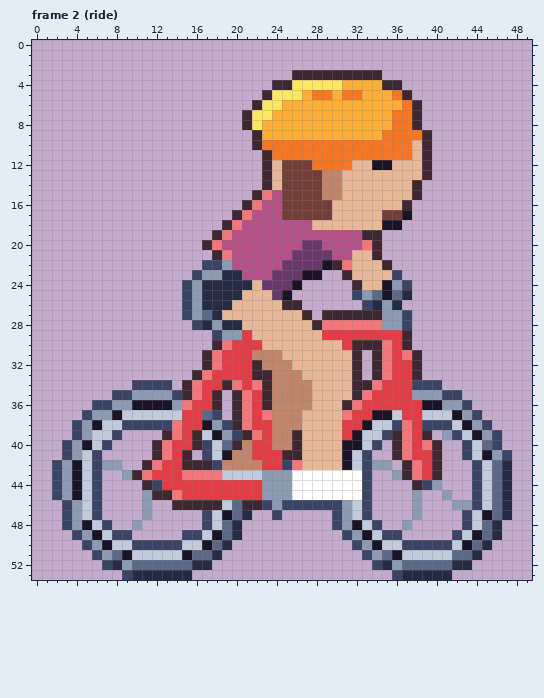
A pixel-art file gets an edit: art/ambient/ambient-bike@75.aseprite. Above, as it was before the edit.
50x54 pixels, 4 frames. Shown: frame 2 (ride). The commit also changed other frames, which this record leaves out.
After the commit:
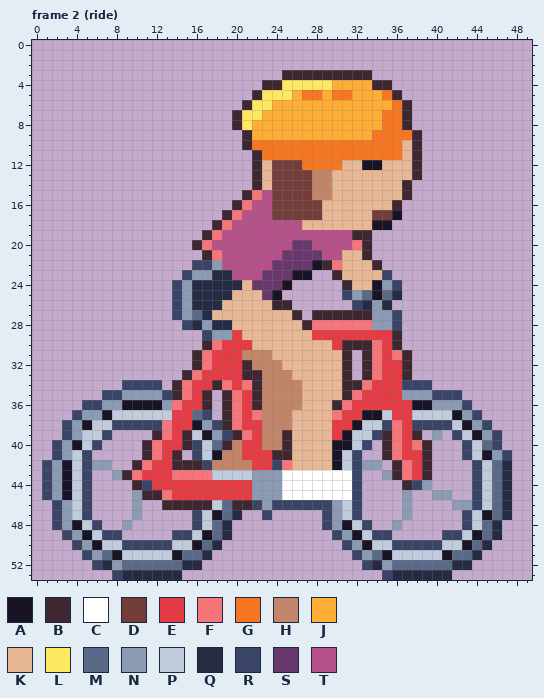
Palette (. is transparent): A #181425  B #3e2731  C #ffffff  D #733e39  E #e43b44  F #f6757a  G #f77622  H #c28569  J #feae34  K #e8b796  L #fee761  M #5a6988  N #8b9bb4  P #c0cbdc  Q #262b44  R #3a4466  S #68386c  T #b55088
What changed:
--- frame 2 (ride)
@@ x 0..49 @@
  2 ..................................................
- 3 ..........................BBBBBBBBB...............
- 4 ........................BBLLLLLJJJJBB.............
- 5 .......................BLLLJGGJGGJJJGB............
- 6 ......................BLLJJJJJJJJJJJJGB...........
- 7 .....................BLLJJJJJJJJJJJJGGB...........
- 8 .....................BLJJJJJJJJJJJJJGGB...........
- 9 ......................BJJJJJJJJJJJJGGGGB..........
-10 ......................BGGGGGGGGGGGGGGGKB..........
-11 .......................BGGGGGGGGGGGGGGKB..........
-12 .......................BKDDDGGGGKKAAKKKB..........
-13 .......................BKDDDDHHKKKKKKKKB..........
-14 .......................BKDDDDHHKKKKKKKB...........
-15 ......................BFTDDDDHHKKKKKKKB...........
-16 .....................BFTTDDDDDKKKKKKKB............
-17 ....................BFTTTDDDDDKKKKKDDA............
-18 ...................BFTTTTTTTKKKKKKKAA.............
-19 ..................BFTTTTTTTTTTTTTBB...............
-20 .................BFTTTTTTTTSSTTTTFB...............
-21 ..................BFTTTTTTSSSSTTKKB...............
-22 .................RRNTTTTTSSSSABFKKKB..............
-23 ................RNNQQTTTSSSAA..BKKKKR.............
-24 ...............RNQQQQQKSSSA.....BKKANR............
-25 ...............RNQQQQKKKSA......RNMAMQ............
-26 ...............RNQQQKKKKKBB......RQNQ.............
-27 ...............RNMQKKKKKKKKB.BBBBBBNNR............
-28 ................RQNQQKKKKKKKBFFFFFFNNR............
-29 ..................RNNEKKKKKKKEEEEEEEEB............
-30 ..................BFEEEKKKKKKKKEBBBFEB............
-31 .................BFEEEHHHKKKKKKKB.BFEFB...........
-32 .................BFEEEBHHHKKKKKKB.BFEEB...........
-33 ................BFEEEEBBHHHKKKKKB.BFEEB...........
-34 ..........RRRR.BFEEBFEFBHHHHKKKKBBFEEERRR.........
-35 ........RRNNNNRBFEB.BFEBHHHHKKKKBFEEEENNNRR.......
-36 ......RRNNAAAANFEEB.BFEBHHHHKKKBFEEEEEEAANNR......
-37 .....RNNAPPPPPPEEMR.BFEFHHHKKKKFEEAAPEEPPPANR.....
-38 ....RNAPPRRRRRFEEANRBFEEHHHKKKKEEAPPRFERRRPANR....
-39 ....RNPPR....BFEBPANRBFEHHBKKKKEAPPRBFEB.NRPANR...
-40 ...RNAPR....BFEEBRPMBHEEHHBKKKKAAPR.BFEFB..RPMR...
-41 ...RNPR.....BFEB.RPAHHEEEBBKKKKAPR..BFEEB..RPANR..
-42 ..RNAPRNN..BFEEBBBRHHHHEERFKKKKAPRNN.BFEB...RPMQ..
-43 ..RNAPR..NBFEEEFFFFPPPPNNNCCCCCCCR..NBFEB...RPMQ..
-44 ..RNAPR....BREEEEEEEEEENNNCCCCCCCR....BRN...RPMQ..
-45 ..RNAPR....NBBFEEEEEEEENNNCCCCCCCR....N..N..RPMQ..
-46 ...RNPR....N..BBBBBPMBBRNRRRRRRNPR....N...NNRPMQ..
-47 ...RNPR....N.....RPAMQ..R.....RNPR....N....RPAMQ..
-48 ...RNAPR..N......RPMQ.........RNAPR..N.....RPMQ...
-49 ....RNAPRR.....RRPAMQ..........RNAPRR.....RPAMQ...
-50 .....RNAPPRRRRRPPAMQ............RNAPPRRRRRPAMQ....
-51 ......RNMAPPPPPAMMQ..............RNMAPPPPPMMQ.....
-52 .......RQNMMMMMMQQ................RQNMMMMMQQ......
-53 .........RQQQQQQ....................RQQQQQ........
+ 3 .........................BBBBBBBBB................
+ 4 .......................BBLLLLLJJJJBB..............
+ 5 ......................BLLLJGGJGGJJJGB.............
+ 6 .....................BLLJJJJJJJJJJJJGB............
+ 7 ....................BLLJJJJJJJJJJJJGGB............
+ 8 ....................BLJJJJJJJJJJJJJGGB............
+ 9 .....................BJJJJJJJJJJJJGGGGB...........
+10 .....................BGGGGGGGGGGGGGGGKB...........
+11 ......................BGGGGGGGGGGGGGGKB...........
+12 ......................BKDDDGGGGKKAAKKKB...........
+13 ......................BKDDDDHHKKKKKKKKB...........
+14 ......................BKDDDDHHKKKKKKKB............
+15 .....................BFTDDDDHHKKKKKKKB............
+16 ....................BFTTDDDDDKKKKKKKB.............
+17 ...................BFTTTDDDDDKKKKKDDA.............
+18 ..................BFTTTTTTTKKKKKKKAA..............
+19 .................BFTTTTTTTTTTTTTBB................
+20 ................BFTTTTTTTTSSTTTTFB................
+21 .................BFTTTTTTSSSSTTKKB................
+22 ................RRNTTTTTSSSSABFKKKB...............
+23 ...............RNNQQTTTSSSAA..BKKKKR..............
+24 ..............RNQQQQQKSSSA.....BKKANR.............
+25 ..............RNQQQQKKKSA......RNMAMQ.............
+26 ..............RNQQQKKKKKBB......RQNQ..............
+27 ..............RNMQKKKKKKKKB.BBBBBBNNR.............
+28 ...............RQNQQKKKKKKKBFFFFFFNNR.............
+29 .................RNNEKKKKKKKEEEEEEEEB.............
+30 .................BFEEEKKKKKKKKEBBBFEB.............
+31 ................BFEEEHHHKKKKKKKB.BFEFB............
+32 ................BFEEEBHHHKKKKKKB.BFEEB............
+33 ...............BFEEEEBBHHHKKKKKB.BFEEB............
+34 .........RRRR.BFEEBFEFBHHHHKKKKBBFEEERRR..........
+35 .......RRNNNNRBFEB.BFEBHHHHKKKKBFEEEENNNRRR.......
+36 .....RRNNAAAANFEEB.BFEBHHHHKKKBFEEEEEEAANNNR......
+37 ....RNNAPPPPPPEEMR.BFEFHHHKKKKFEEAAPEEPPPPANR.....
+38 ...RNAPPRRRRRFEEANRBFEEHHHKKKKEEAPPRFERRRRPANR....
+39 ...RNPPR....BFEBPANRBFEHHBKKKKEAPPRBFEB.N.RPANR...
+40 ..RNAPR....BFEEBRPMBHEEHHBKKKKAAPR.BFEFB...RPMR...
+41 ..RNPR.....BFEB.RPAHHEEEBBKKKKAPR..BFEEB...RPANR..
+42 .RNAPRNN..BFEEBBBRHHHHEERFKKKKAPRNN.BFEB....RPMQ..
+43 .RNAPR..NBFEEEFFFFPPPPNNNCCCCCCCR..NBFEB....RPMQ..
+44 .RNAPR....BREEEEEEEEEENNNCCCCCCCR....BRN....RPMQ..
+45 .RNAPR....NBBFEEEEEEEENNNCCCCCCCR....N..NN..RPMQ..
+46 ..RNPR....N..BBBBBPMBBRNRRRRRRNPR....N....NNRPMQ..
+47 ..RNPR....N.....RPAMQ..R.....RNPR....N.....RPAMQ..
+48 ..RNAPR..N......RPMQ.........RNAPR..N......RPMQ...
+49 ...RNAPRR.....RRPAMQ..........RNAPRR.....RRPAMQ...
+50 ....RNAPPRRRRRPPAMQ............RNAPPRRRRRPPAMQ....
+51 .....RNMAPPPPPAMMQ..............RNMAPPPPPAMMQ.....
+52 ......RQNMMMMMMQQ................RQNMMMMMMQQ......
+53 ........RQQQQQQ....................RQQQQQQ........
